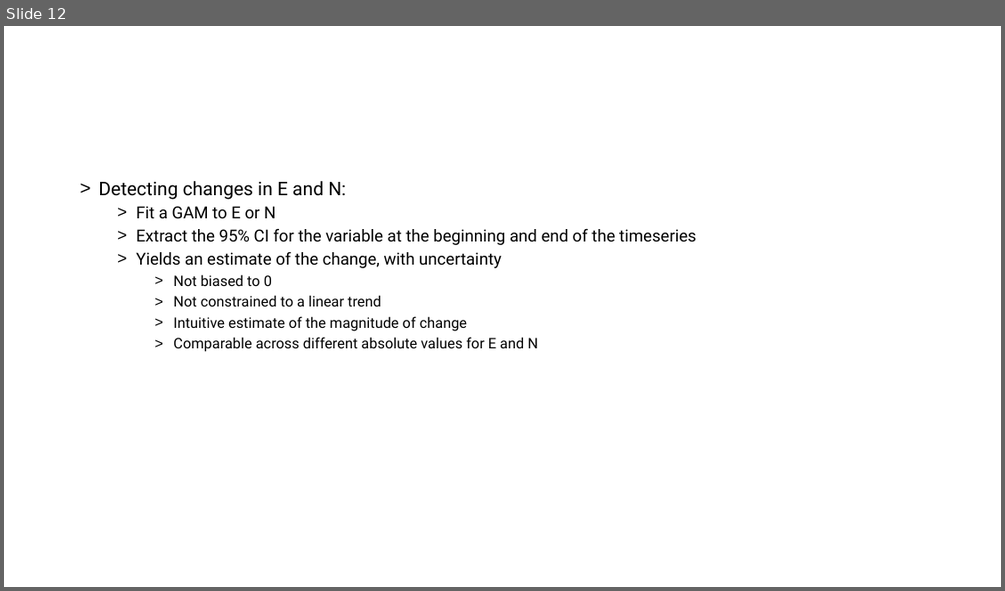
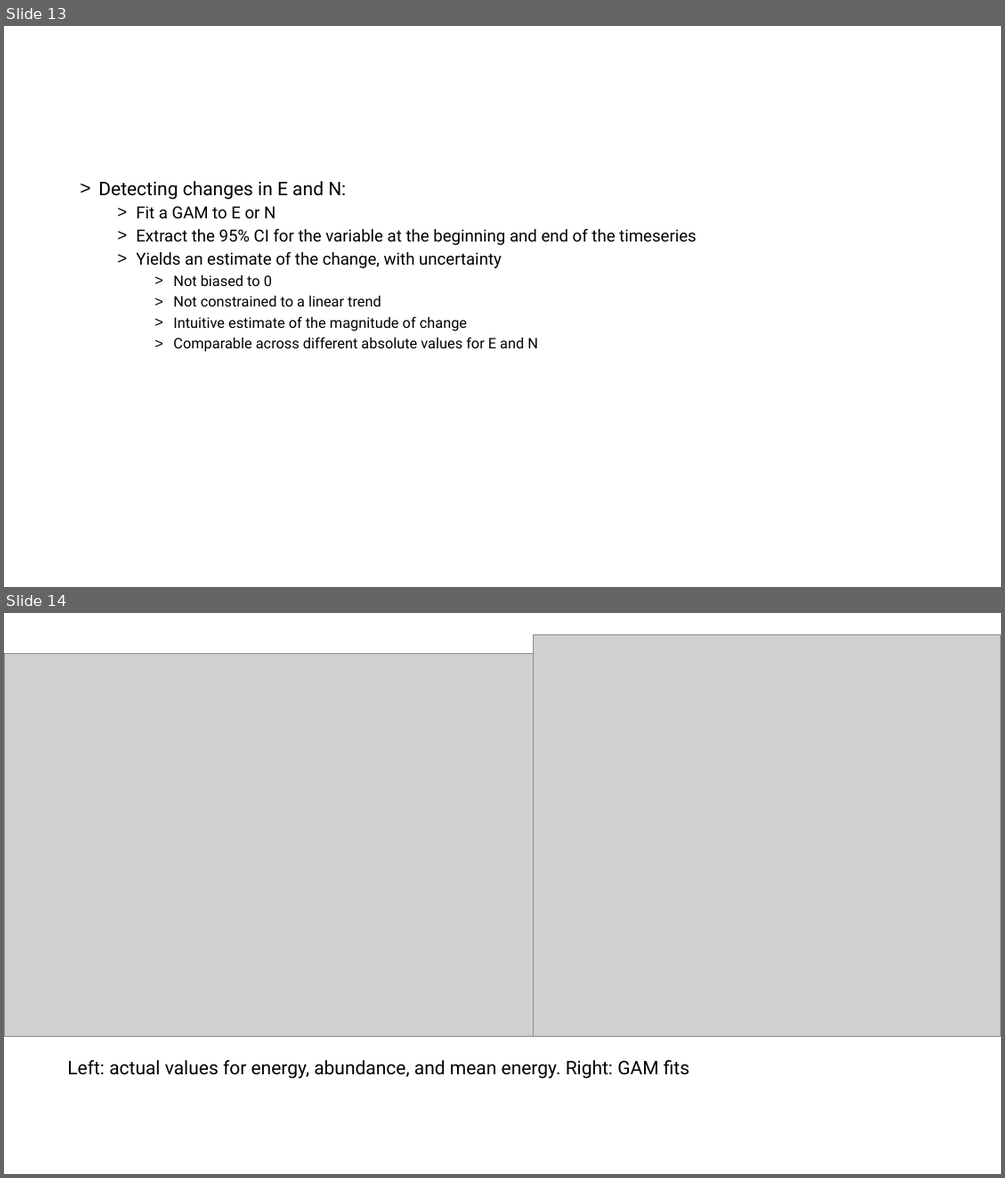
Before and after one commit to diazrenata/bbstrends, a slide deck: analysis/writing/Presentation2.pptx. Shown one above the other, each under a label of ours: slide 12 before the commit, slides 13 and 14 after it. The pictures are 1005x591 and 1005x1178 pixels, drawn with LibreOffice and Linux fonts; fonts in the diff are those of the drawing; grey boxes stand for pictures. Boxes give left, top, right and bottom in pixels: in the first picture for what was removed or moved away, otherwise in the second. Text is boxed around its words. In the diff, an @@ line names an element or a change of style, - is before the commit and + after.

```diff
--- a/analysis/writing/Presentation2.pptx
+++ b/analysis/writing/Presentation2.pptx
@@ slide 14 added at [4,613,1001,1174], background #FFFFFF @@
@@ picture added at [533,634,1001,1036] @@
@@ picture added at [4,653,540,1037] @@
@@ text added at [67,1060,689,1078], 18 pt, text #000000 @@
+Left: actual values for energy, abundance, and mean energy. Right: GAM fits
@@ what was slide 12 is now slide 13 @@
```
Also in this commit, not shown: 1 slide changed, 4 other slides added, 17 other files.
